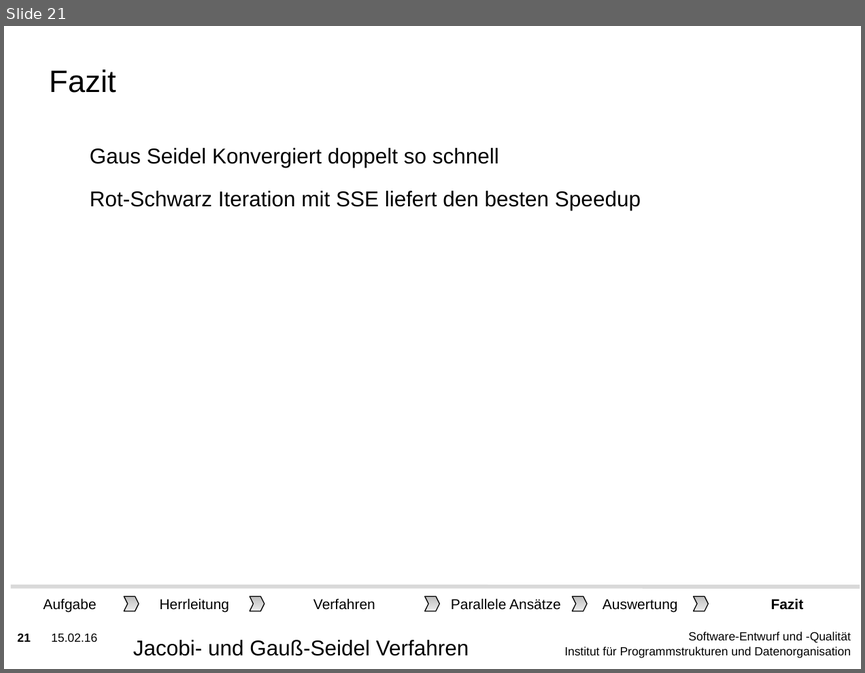
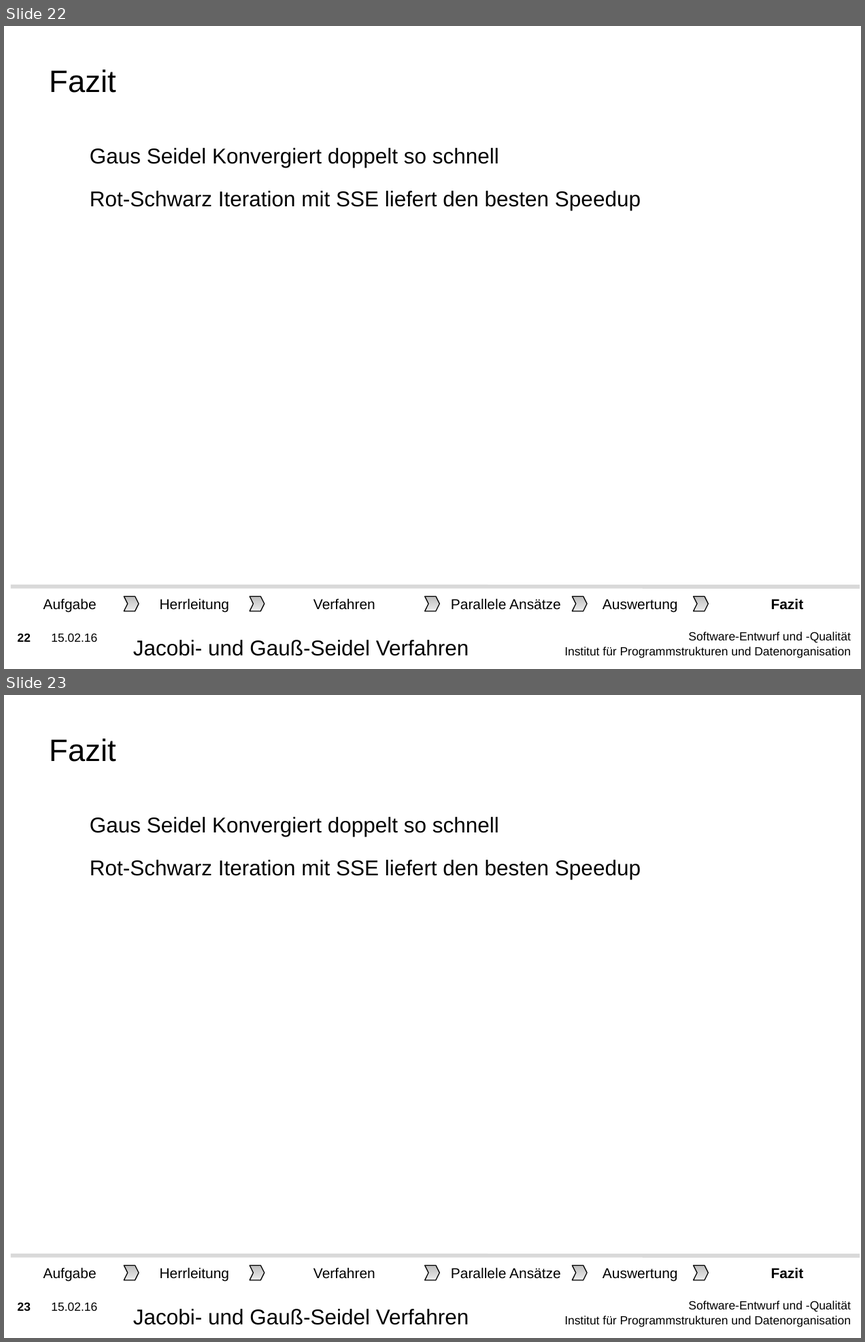
Before and after one commit to lutteropp/parallelDG, a slide deck: präsident/KIT-Masterslides-DE-SDQ.odp. Shown one above the other, each under a label of ours: slide 21 before the commit, slides 22 and 23 after it. The pictures are 865x673 and 865x1342 pixels, drawn with LibreOffice and Linux fonts; fonts in the diff are those of the drawing; background and template pictures are left out. Boxes give left, top, right and bottom in pixels: in the first picture for what was removed or moved away, otherwise in the second. Text is boxed around its words. In the diff, an @@ line names an element or a change of style, - is before the commit and + after.

```diff
--- a/präsident/KIT-Masterslides-DE-SDQ.odp
+++ b/präsident/KIT-Masterslides-DE-SDQ.odp
@@ slide 23 added at <box>4,695,861,1338</box>, background picture (left out); not listed: 3 template elements that a slide beside it also shows @@
@@ title added at <box>49,739,116,762</box>, 26 pt, text #000000 @@
+Fazit
@@ text added at <box>90,817,640,879</box>, 18 pt, text #000000 @@
+Gaus Seidel Konvergiert doppelt so schnell
+Rot-Schwarz Iteration mit SSE liefert den besten Speedup
@@ group added at <box>11,1255,860,1285</box>: 6 rectangles, 5 freeform shapes, 1 line @@
+Herrleitung
+Auswertung
+Verfahren
+Fazit
+Aufgabe
+Parallele Ansätze
@@ text added at <box>133,1308,468,1325</box>, 18 pt, text #000000 @@
+Jacobi- und Gauß-Seidel Verfahren
@@ what was slide 21 is now slide 22 @@
@@ page number at <box>18,633,31,641</box>: text changed @@
-21
+22
```
Also in this commit, not shown: 5 slides changed, 1 other slide added, 1 other file.
